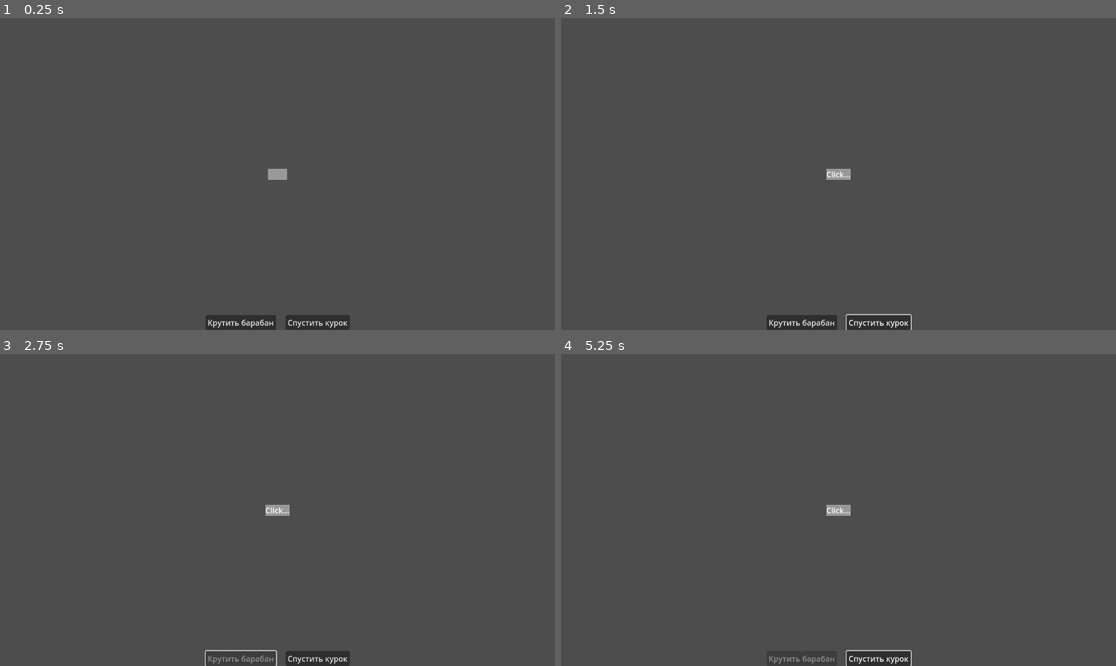
Above: before the commit, frames 1-4 (two rows, left to right).
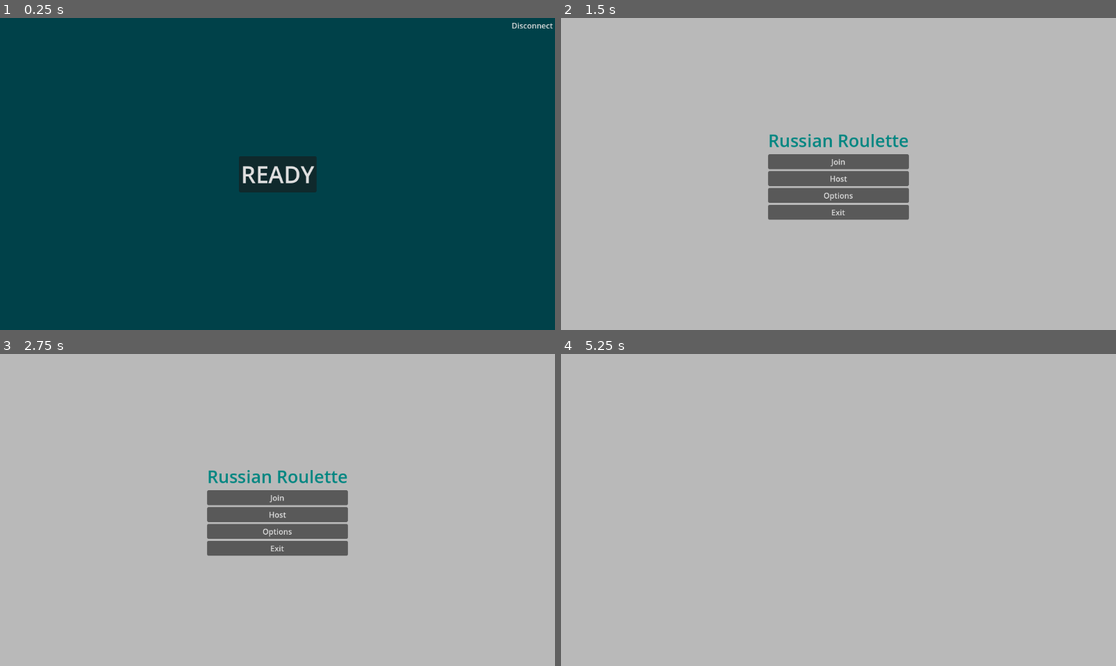
Above: after the commit, the same moments.

Repository: Divanchik/roulette-demo
Game: Godot game, scene res://scenes/game/game.tscn
Same seed, same stepped clock (60 frames per second), same inputs: the game is played once before the commit and once after it. This scene is started directly instead of the project's main scene.
Inputs (mouse positions are in pixels of both pictures, inside the frame that each line leads up to):
- Up to frame 1 (0.25 s): no input
- Up to frame 2 (1.5 s): click (877, 323) at 0.5 s, where only the run before the commit has a clickable "Спустить курок"; click (1093, 24) at 1.25 s, where only the run after the commit has a clickable "Disconnect"
- Up to frame 3 (2.75 s): click (238, 659) at 2 s, where only the run before the commit has a clickable "Крутить барабан"
- Up to frame 4 (5.25 s): click (877, 659) at 2.75 s, where only the run before the commit has a clickable "Спустить курок"; click (877, 659) at 3.5 s, where only the run before the commit has a clickable "Спустить курок"; click (838, 513) at 4.25 s, where only the run after the commit has a clickable "Host"; click (838, 519) at 5 s, where only the run after the commit has a clickable "Host game"

The runs differ from the first frame. In frame 1, 100% of the frame differs, in the area x 0-100%, y 0-100%; in frame 2, 95%; in frame 3, 95%; in frame 4, 100%.
Error after the commit: Attempt to call function 'get_start' in base 'null instance' on a null instance. (res://scenes/main_menu/main_menu.gd:44)

Commit message:
messaging update and working turns

Diff:
--- a/network/client.gd
+++ b/network/client.gd
@@ -2,6 +2,7 @@
 
 signal game_start
 signal my_turn(cylinder)
+signal got_players(players)
 
 var id = -1
 var ws = WebSocketPeer.new()
@@ -30,6 +31,8 @@
 		id = message["id"]
 	elif message["command"] == "turn" and message["id"] == id:
 		my_turn.emit(message["cylinder"])
+	elif message["command"] == "players":
+		got_players.emit(message["players"])
 
 func is_open():
 	var state = ws.get_ready_state()
@@ -38,14 +41,11 @@
 	return false
 
 func join(url: String) -> bool:
-	print("Joining [", url, "]...")
 	ws = WebSocketPeer.new()
 	var err = ws.connect_to_url(url)
 	if err != OK:
-		printerr("Join error: ", err)
 		return false
 	else:
-		print("Join success")
 		log_closed = true
 		return true
 
--- a/network/server.gd
+++ b/network/server.gd
@@ -19,6 +19,14 @@
 		return serv.listen(port) == OK
 	return serv.listen(port, address) == OK
 
+func is_running():
+	return serv.is_listening()
+
+func stop():
+	for id in players.keys():
+		players[id].close()
+	players.clear()
+	serv.stop()
 
 func _process(_delta: float) -> void:
 	# accept new connections
@@ -44,25 +52,25 @@
 	stream = serv.take_connection()
 	if stream != null and stream.get_status() == StreamPeerTCP.STATUS_CONNECTED:
 		var ws = WebSocketPeer.new()
-		var err = ws.accept_stream(stream)
-		if err == OK:
+		if ws.accept_stream(stream) == OK:
 			var id = hash(ws.get_connected_host() + str(ws.get_connected_port()))
 			players[id] = ws
 			while ws.get_ready_state() != WebSocketPeer.STATE_OPEN:
 				await get_tree().create_timer(1.0).timeout
-				ws.poll()
-			ws.send_text(JSON.stringify({"command": "join", "id": id}))
-			print("> %d (%s:%d)" % [id, ws.get_connected_host(), ws.get_connected_port()])
-			print("Total ", players.size(), " players")
-		else:
-			print("Error while accepting stream: ", err)
+			send(ws, {"command": "join", "id": id})
+			print("New player #%d (%s:%d)" % [id, ws.get_connected_host(), ws.get_connected_port()])
 
+
+func send(ws: WebSocketPeer, command: Dictionary):
+	ws.send_text(JSON.stringify(command))
+	await get_tree().create_timer(0.5).timeout
 
 func broadcast(comm: Dictionary):
 	for ws: WebSocketPeer in players.values():
 		ws.poll()
 		if ws.get_ready_state() == WebSocketPeer.STATE_OPEN:
 			ws.send_text(JSON.stringify(comm))
+	await get_tree().create_timer(0.5).timeout
 
 
 func handle_message(id: int, message: Dictionary):
@@ -71,6 +79,7 @@
 		if ready_count == players.size():
 			started = true
 			broadcast({"command": "start"})
+			broadcast({"command": "turn", "id": players.keys()[turn], "cylinder": [1,0,0,0,0,0]})
 	elif message["command"] == "lose":
 		players[id].close()
 		if players.size() == 0:
@@ -80,5 +89,7 @@
 	elif message["command"] == "pass":
 		turn = 0 if turn + 1 >= players.size() else turn + 1
 		broadcast({"command": "turn", "id": players.keys()[turn], "cylinder": message["cylinder"]})
+	elif message["command"] == "players":
+		broadcast({"command": "players", "players": players.keys()})
 	else:
 		print("Unknown command: ", message["command"])
--- a/scenes/game/game.gd
+++ b/scenes/game/game.gd
@@ -3,12 +3,17 @@
 
 var shuffled = false
 var cylinder = [1, 0, 0, 0, 0, 0]
+@onready var players_container: VBoxContainer = $ScrollContainer/PlayersContainer
+@onready var players_timer: Timer = $PlayersTimer
 
 
 func _ready() -> void:
 	cylinder.shuffle()
 	Client.game_start.connect(on_game_start)
 	Client.my_turn.connect(on_my_turn)
+	Client.got_players.connect(on_got_players)
+	if Server.is_running():
+		players_timer.start()
 
 
 func _on_disconnect_button_pressed() -> void:
@@ -23,6 +28,14 @@
 
 func on_game_start():
 	$Hub.hide()
+
+func on_got_players(players: Array):
+	for ch in players_container.get_children():
+		ch.queue_free()
+	for player in players:
+		var btn = Button.new()
+		btn.text = str(player)
+		players_container.add_child(btn)
 
 
 func on_my_turn(last_cylinder: Array):
@@ -42,8 +55,11 @@
 	$Sounds/ShuffleSound.play()
 
 func _on_trigger_button_pressed() -> void:
+	$HBoxContainer/ShuffleButton.disabled = true
+	$HBoxContainer/TriggerButton.disabled = true
 	cylinder.push_front(cylinder.pop_back())
 	if cylinder.front() == 1:
+		$PlayersTimer.stop()
 		$StatusLabel.text = "Boom!"
 		$Sounds/GunshotSound.play()
 		Client.send({"command": "lose", "cylinder": cylinder})
@@ -58,4 +74,10 @@
 
 
 func _on_return_button_pressed() -> void:
+	Server.stop()
+	$PlayersTimer.stop()
 	get_tree().change_scene_to_file("res://scenes/main_menu/main_menu.tscn")
+
+
+func _on_players_timer_timeout() -> void:
+	Client.send({"command": "players"})
--- a/scenes/game/game.tscn
+++ b/scenes/game/game.tscn
@@ -74,14 +74,15 @@
 
 [node name="ShuffleButton" type="Button" parent="HBoxContainer"]
 layout_mode = 2
+disabled = true
 text = "Крутить барабан"
 
 [node name="TriggerButton" type="Button" parent="HBoxContainer"]
 layout_mode = 2
+disabled = true
 text = "Спустить курок"
 
 [node name="Hub" type="Panel" parent="."]
-visible = false
 anchors_preset = 15
 anchor_right = 1.0
 anchor_bottom = 1.0
@@ -117,8 +118,21 @@
 text = "Disconnect"
 flat = true
 
+[node name="ScrollContainer" type="ScrollContainer" parent="."]
+anchors_preset = 9
+anchor_bottom = 1.0
+offset_right = 200.0
+grow_vertical = 2
+
+[node name="PlayersContainer" type="VBoxContainer" parent="ScrollContainer"]
+layout_mode = 2
+theme_override_constants/separation = 5
+
+[node name="PlayersTimer" type="Timer" parent="."]
+
 [connection signal="pressed" from="ReturnButton" to="." method="_on_return_button_pressed"]
 [connection signal="pressed" from="HBoxContainer/ShuffleButton" to="." method="_on_shuffle_button_pressed"]
 [connection signal="pressed" from="HBoxContainer/TriggerButton" to="." method="_on_trigger_button_pressed"]
 [connection signal="pressed" from="Hub/ReadyButton" to="." method="_on_ready_button_pressed"]
 [connection signal="pressed" from="Hub/DisconnectButton" to="." method="_on_disconnect_button_pressed"]
+[connection signal="timeout" from="PlayersTimer" to="." method="_on_players_timer_timeout"]
--- a/scenes/main_menu/main_menu.gd
+++ b/scenes/main_menu/main_menu.gd
@@ -28,10 +28,8 @@
 		$TitleContainer.show()
 		return
 	var success = Client.join($JoinContainer/JoinAddress.text)
-	await get_tree().create_timer(2.0).timeout
-	#$AnimationPlayer.play("loading")
-	#await $AnimationPlayer.animation_finished
-	print("#1")
+	$AnimationPlayer.play("loading")
+	await $AnimationPlayer.animation_finished
 	if success and Client.is_open():
 		get_tree().change_scene_to_file("res://scenes/game/game.tscn")
 	else:
Not shown, added: export_presets.cfg
